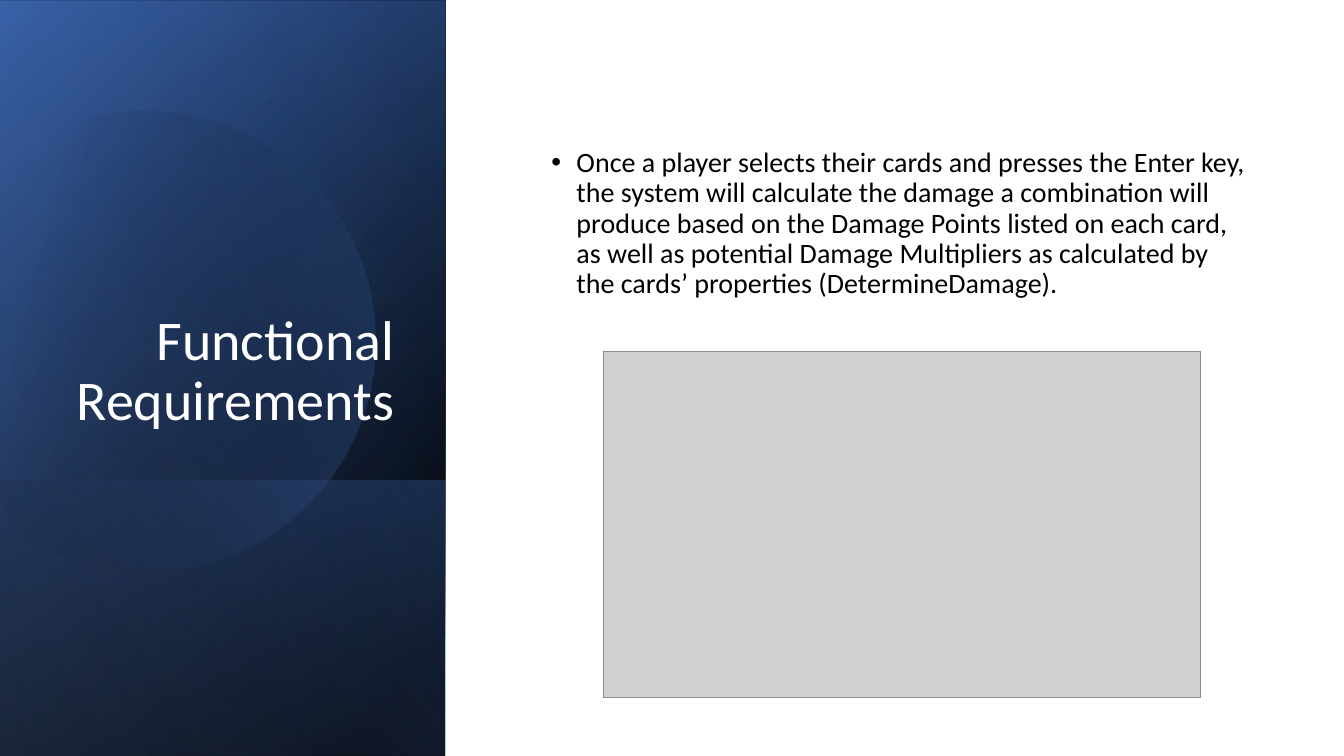
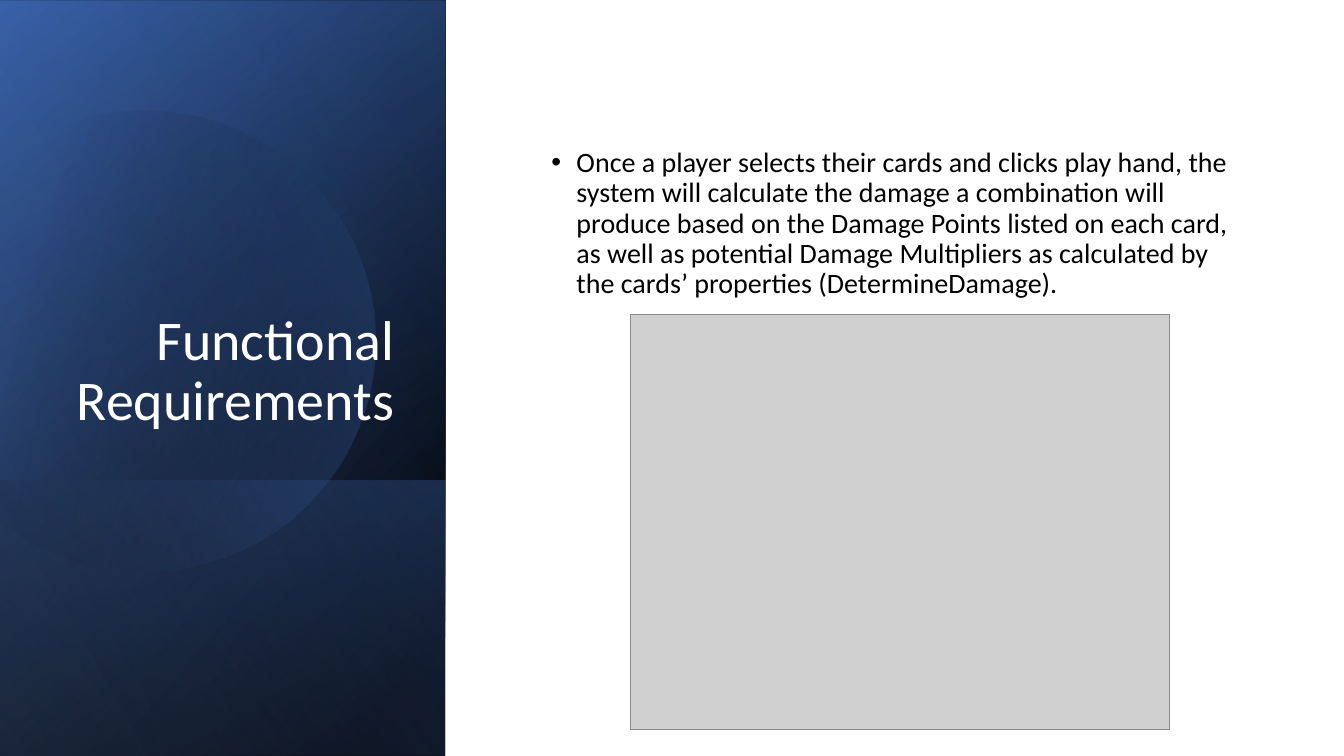
Before and after one commit to pranab101/CSCI4490-Software-Engineering, a slide deck: slide 4 of Gu Wee Oh! Card Fight.pptx. Drawn at 1344x756 pixels with LibreOffice and Linux fonts; fonts in the diff are those of the drawing; grey boxes stand for pictures. Boxes give left, top, right and bottom in pixels: in the first picture for what was removed or moved away, otherwise in the second. Text is boxed around its words. In the diff, an @@ line names an element or a change of style, - is before the commit and + after.

Commit message:
Add files via upload
PowerPoint for Team 4 presentation

```diff
--- a/Gu Wee Oh! Card Fight.pptx
+++ b/Gu Wee Oh! Card Fight.pptx
@@ text at (576, 152, 1227, 298): text changed @@
-• Once a player selects their cards and presses the Enter key, the system will calculate the damage a combination will produce based on the Damage Points listed on each card, as well as potential Damage Multipliers as calculated by the cards’ properties (DetermineDamage).
+• Once a player selects their cards and clicks play hand, the system will calculate the damage a combination will produce based on the Damage Points listed on each card, as well as potential Damage Multipliers as calculated by the cards’ properties (DetermineDamage).
@@ picture: place and size @@
-picture at (603, 352, 1201, 699)
+picture at (631, 315, 1171, 730)
```
